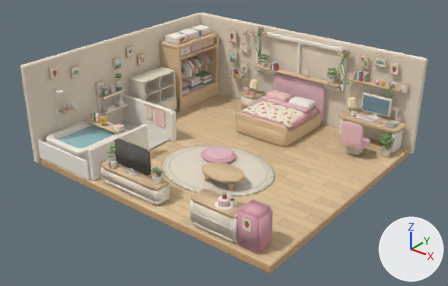
What one commit did to the glTF model web/public/models/room-web.glb.
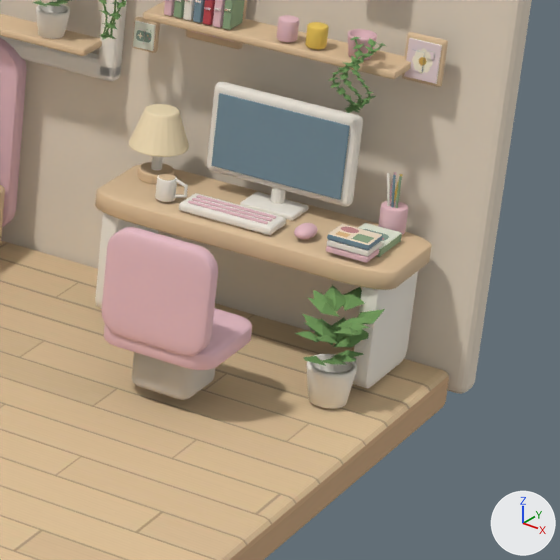
There are two pictures of each version: one whole from a 50 mm camera at (11.18, -14.15, 9.11) aimed at (0.14, -0.35, 0.55), one close up on the part from 72% to 96% of the width and 27% to 65% of the height. Arrows for +X, +Y and +Z are at lower right; the lights stay in place. The first two pictures are the older version. Where no turn or scale is listed for an object, it has been applied to the vertices. Vertices at exactly the same position are counted once.

In view in the first close-up: 'BED_WarmLamp', 'DEN_BathPlantFoliage', 'DESK_CompactMonitor', 'DESK_Notebook', 'PH1_Bath_Rear_Partition', 'PH1_Bed_Frame', 'PH1_Bed_Headboard', 'PH1_Chair_Base', 'PH1_Desk_Side_L', 'PH1_Floor', 'PH1_Wall_Left', 'PH3_DessertCabinet_Door' and 6 more.
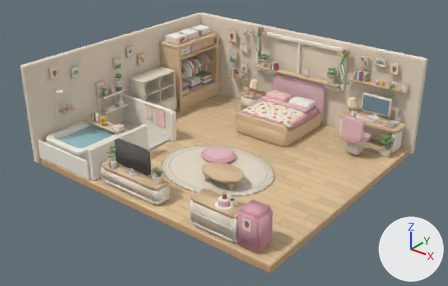
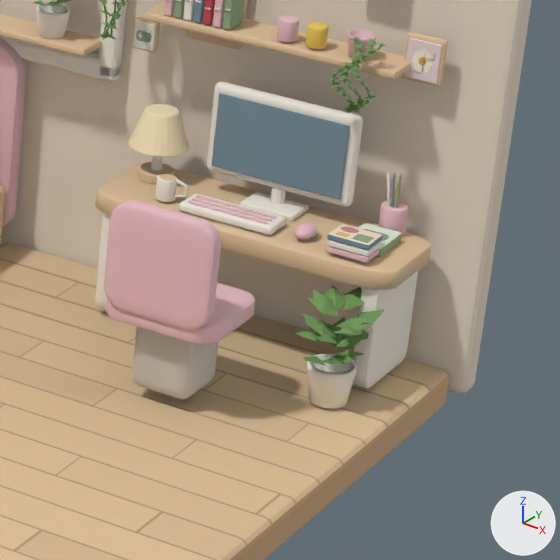
Where the newer file only moved an object's origin or applied its transform, the numbers keep the older frame.

Location of each change, (x1, y1, x2, y2) in pixels of the close-ups (560 x 560 px; the box of a moved part takes in the faces that stretch with it):
'PH1_Bed_Headboard', reshaped
    before: (0, 38, 252, 370)
    after: (0, 38, 255, 344)
part 1 of me_ph1_bed_headboard_refined, moved or reshaped
    before: (104, 308, 252, 370)
    after: (106, 282, 255, 344)
part 2 of me_ph1_bed_headboard_refined, moved or reshaped
    before: (102, 227, 218, 356)
    after: (104, 200, 221, 330)

Patch to the scene script:
```diff
--- a/web/public/models/room-web.glb.py
+++ b/web/public/models/room-web.glb.py
@@ me_ph1_bed_headboard_refined @@
 me_ph1_bed_headboard_refined.from_pydata(...)  # 1650 vertices, 3284 faces; spans x -2.25..2.25, y -2.4..2.4, z -0.74..0.74
 # used by ob_ph1_bed_headboard; location = (1.385, 1.54, 0.8)
+# me_ph1_bed_headboard_refined part 1: the loose piece of 296 vertices spanning x 1.47..2.25, y 0.63..1.33, z -0.41..-0.26 is moved by (0.0, 0.0, 0.18)
+# me_ph1_bed_headboard_refined part 2: the loose piece of 296 vertices spanning x 1.5..2.23, y 0.6..0.72, z -0.31..0.41 is moved by (0.0, 0.0, 0.18)
 me_ph1_bed_headboard_refined.materials.append(mat_mt_blushfabric)
```
